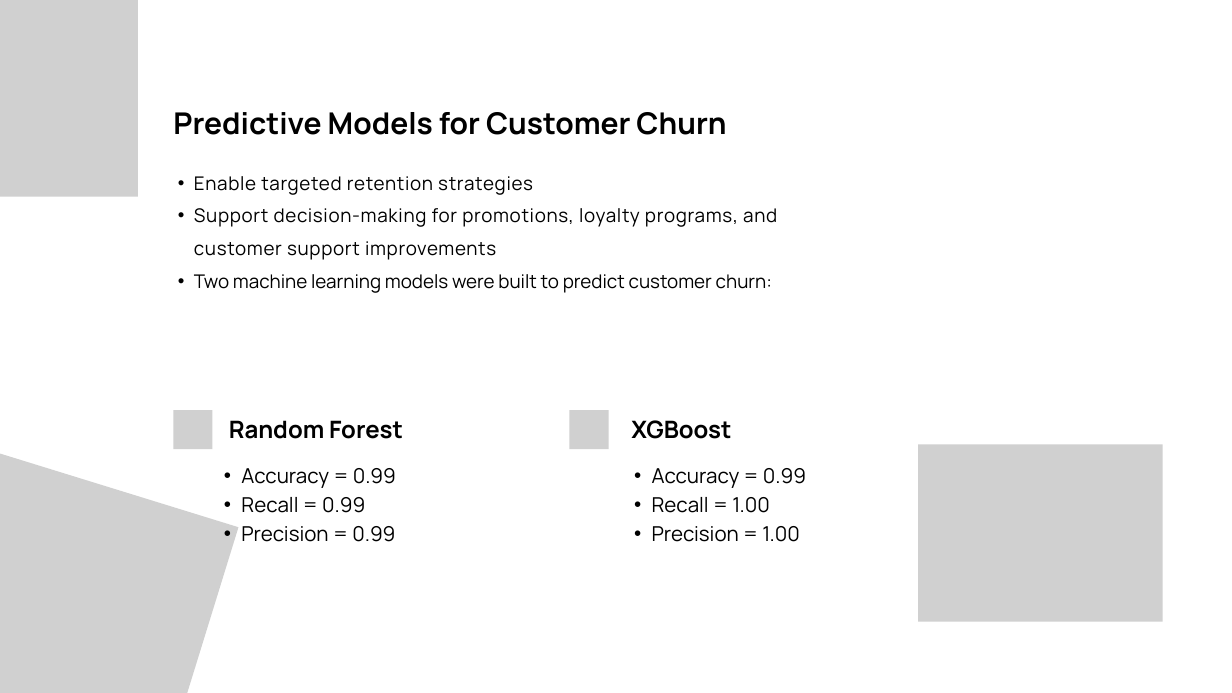
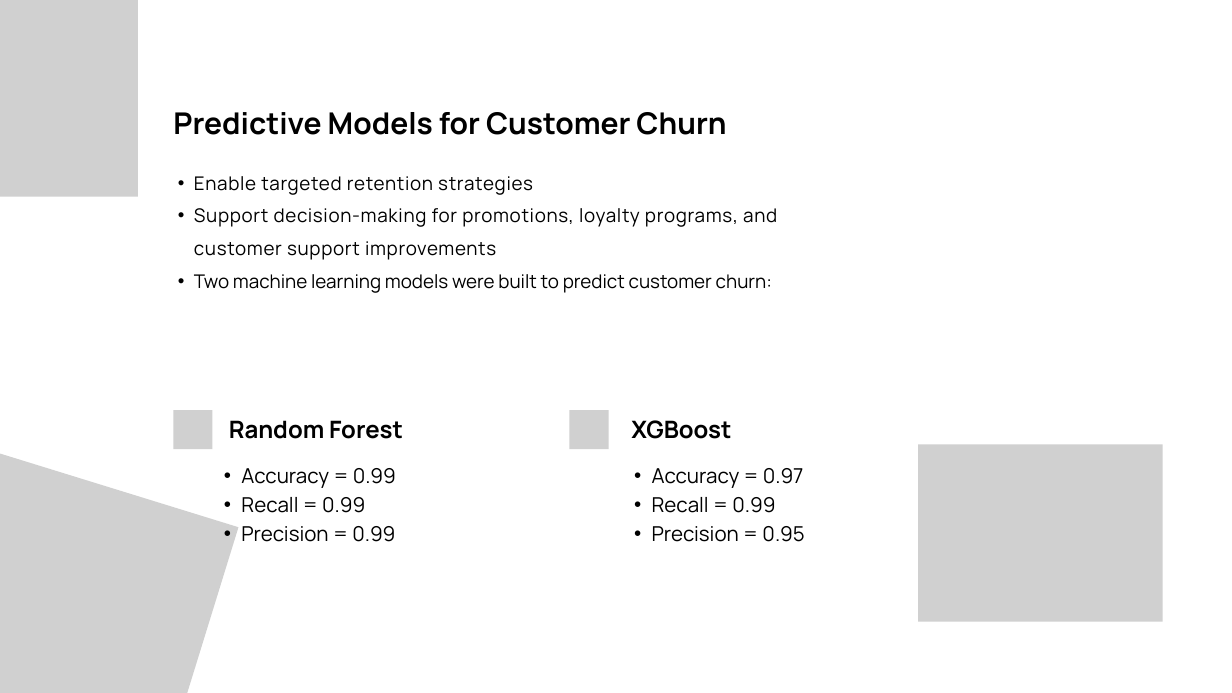
Before and after one commit to EngiEid/Customer_Churn_Dataset_Analysis, a slide deck: slide 23 of StayZen Customer Churn Presentation.pptx (slide 21 before the commit). Drawn at 1232x693 pixels with LibreOffice and Linux fonts; fonts in the diff are those of the drawing; grey boxes stand for pictures. Boxes give left, top, right and bottom in pixels: in the first picture for what was removed or moved away, otherwise in the second. Text is boxed around its words. In the diff, an @@ line names an element or a change of style, - is before the commit and + after.

```diff
--- a/StayZen Customer Churn Presentation.pptx
+++ b/StayZen Customer Churn Presentation.pptx
@@ text at (x1=652, y1=468, x2=804, y2=542): text changed @@
-  • Accuracy = 0.99
-  • Recall = 1.00
-  • Precision = 1.00
+  • Accuracy = 0.97
+  • Recall = 0.99
+  • Precision = 0.95
```
Also in this commit, not shown: 8 other slides changed, 7 slides added, 4 slides removed, 2 other files.
